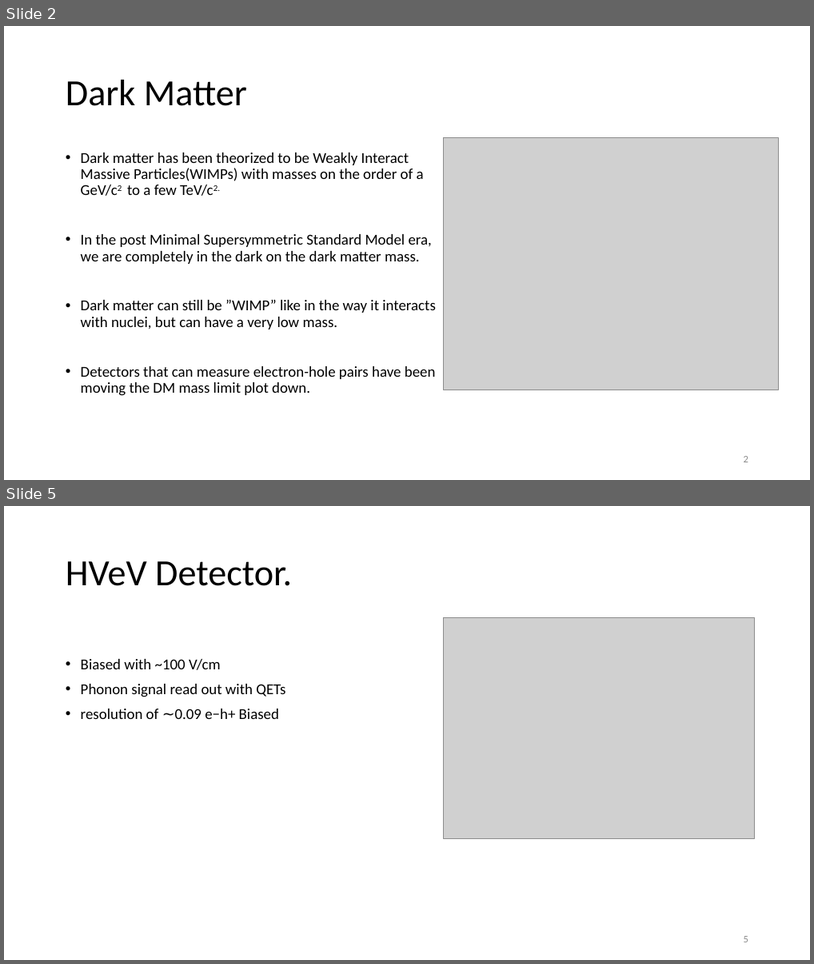
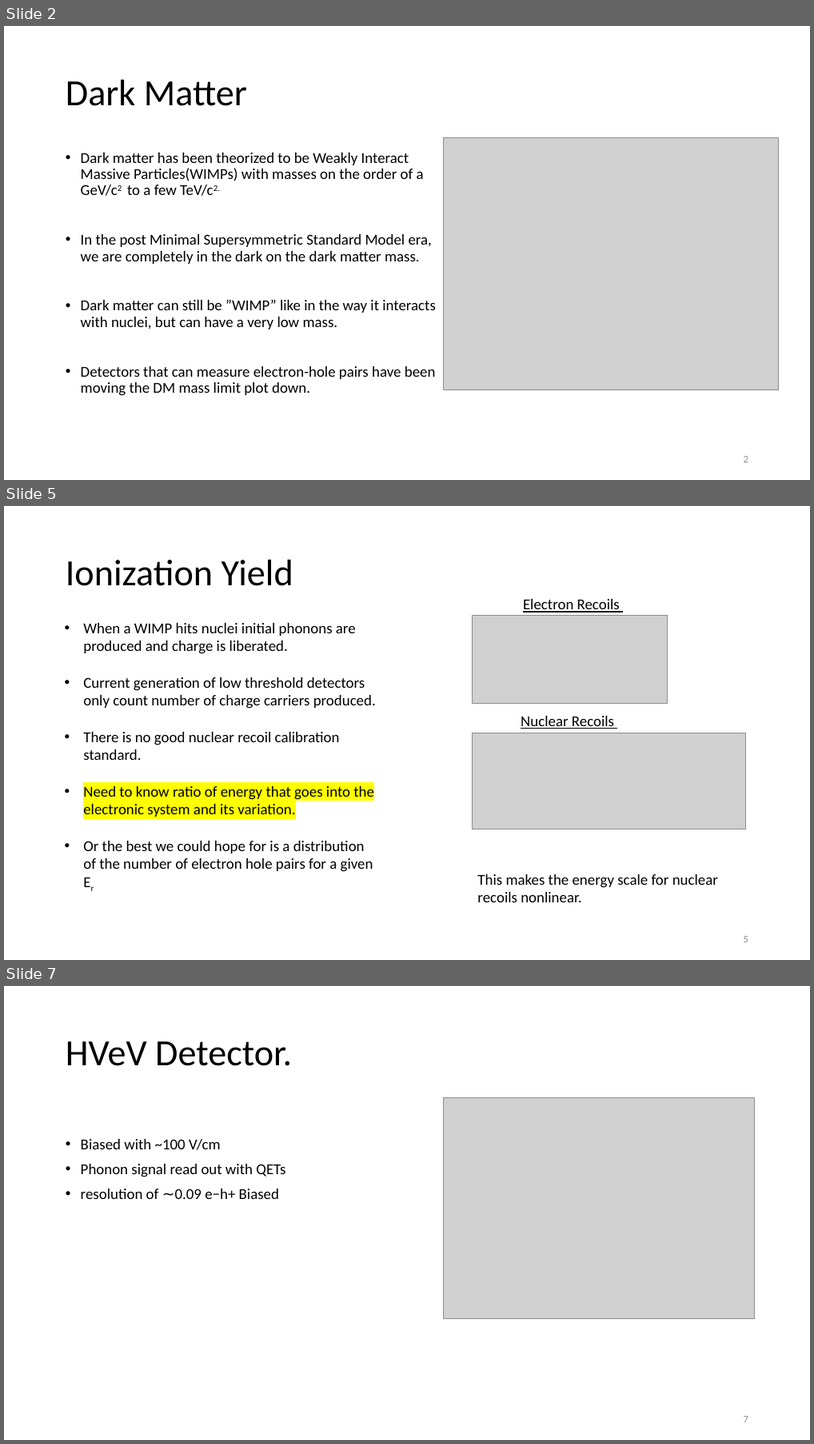
Before and after one commit to villaa/nrFano_Constraint, a slide deck: Mitch_Hawaii_talk. .pptx. Shown one above the other, each under a label of ours: slides 2 and 5 before the commit, slides 2, 5 and 7 after it; the slides between them are not shown. The pictures are 814x964 and 814x1444 pixels, drawn with LibreOffice and Linux fonts; fonts in the diff are those of the drawing; grey boxes stand for pictures. Boxes give left, top, right and bottom in pixels: in the first picture for what was removed or moved away, otherwise in the second. Text is boxed around its words. In the diff, an @@ line names an element or a change of style, - is before the commit and + after.

```diff
--- a/Mitch_Hawaii_talk. .pptx
+++ b/Mitch_Hawaii_talk. .pptx
@@ slide 5 added at [4,506,810,960], background #FFFFFF @@
@@ title added at [66,560,294,586], 44 pt, text #000000 @@
+Ionization Yield
@@ text added at [523,599,620,612], 18 pt, text #000000, underline @@
+Electron Recoils
@@ text added at [83,623,376,872], 18 pt, text #000000 @@
+• When a WIMP hits nuclei initial phonons are produced and charge is liberated.
+• Current generation of low threshold detectors only count number of charge carriers produced.
+• There is no good nuclear recoil calibration standard.
+• Need to know ratio of energy that goes into the electronic system and its variation.
+• Or the best we could hope for is a distribution of the number of electron hole pairs for a given Er
@@ picture added at [472,615,668,703] @@
@@ text added at [521,716,614,728], 18 pt, text #000000, underline @@
+Nuclear Recoils
@@ picture added at [472,733,746,828] @@
@@ text added at [478,874,718,902], 18 pt, text #000000 @@
+This makes the energy scale for nuclear
+recoils nonlinear.
@@ page number added at [744,936,749,942], 12 pt, text #8C8C8C @@
+5
@@ what was slide 5 is now slide 7 @@
@@ page number at [744,1416,749,1422]: text changed @@
-5
+7
```
Also in this commit, not shown: 2 slides changed, 4 other slides added, 2 slides removed, 3 other files.
